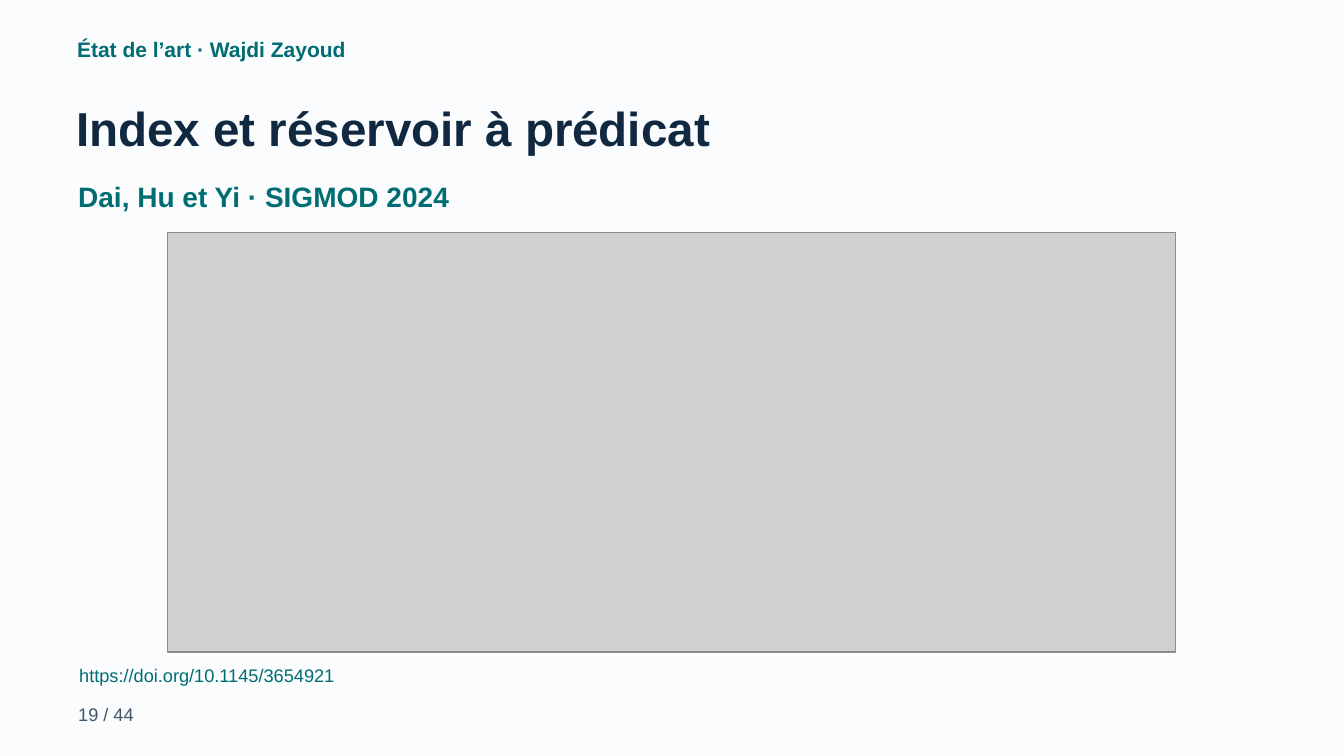
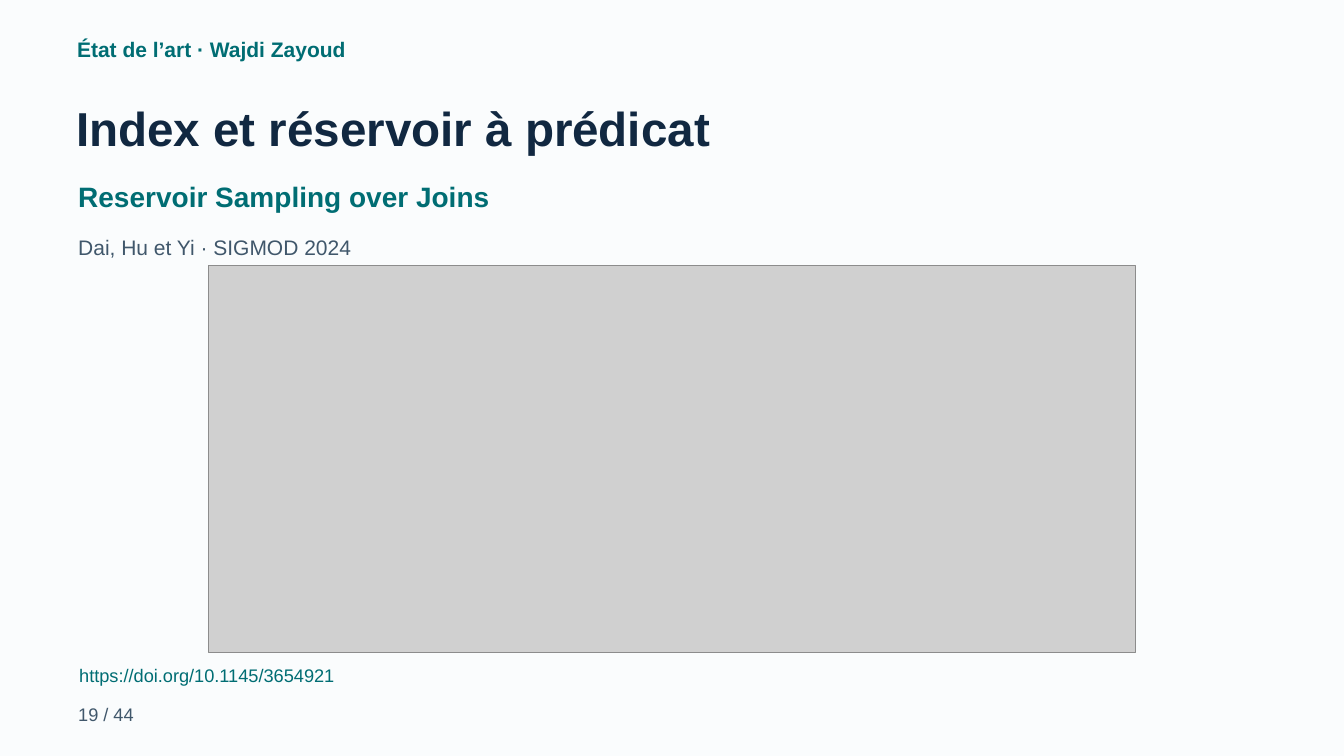
Before and after one commit to cherniyoussef-max/data-stream-mining-, a slide deck: slide 19 of presentation/Data_Stream_Mining_Final_Anime.pptx. Drawn at 1344x756 pixels with LibreOffice and Linux fonts; fonts in the diff are those of the drawing; grey boxes stand for pictures. Boxes give left, top, right and bottom in pixels: in the first picture for what was removed or moved away, otherwise in the second. Text is boxed around its words. In the diff, an @@ line names an element or a change of style, - is before the commit and + after.

```diff
--- a/presentation/Data_Stream_Mining_Final_Anime.pptx
+++ b/presentation/Data_Stream_Mining_Final_Anime.pptx
@@ text added at (x1=78, y1=186, x2=489, y2=212), 20 pt, text #006D73, bold @@
+Reservoir Sampling over Joins
@@ text "Dai, Hu et Yi · ..." moved from (x1=78, y1=186, x2=448, y2=212) to (x1=78, y1=239, x2=351, y2=258) @@
@@ text "Dai, Hu et Yi · ..." at (x1=78, y1=239, x2=351, y2=258): size 20 to 15 pt, text colour #006D73 to #40576B, bold off @@
@@ picture resized from (x1=168, y1=232, x2=1177, y2=652) to (x1=209, y1=266, x2=1136, y2=652) @@
```
Also in this commit, not shown: 14 other slides changed, 34 other files.
